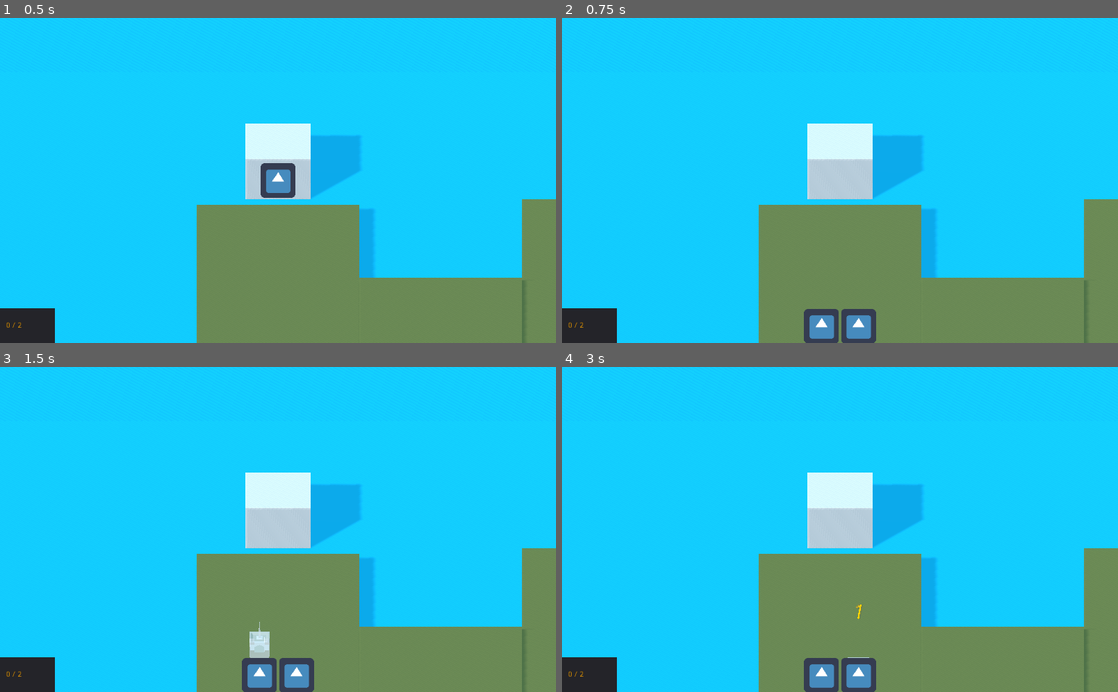
Above: before the commit, frames 1-4 (two rows, left to right).
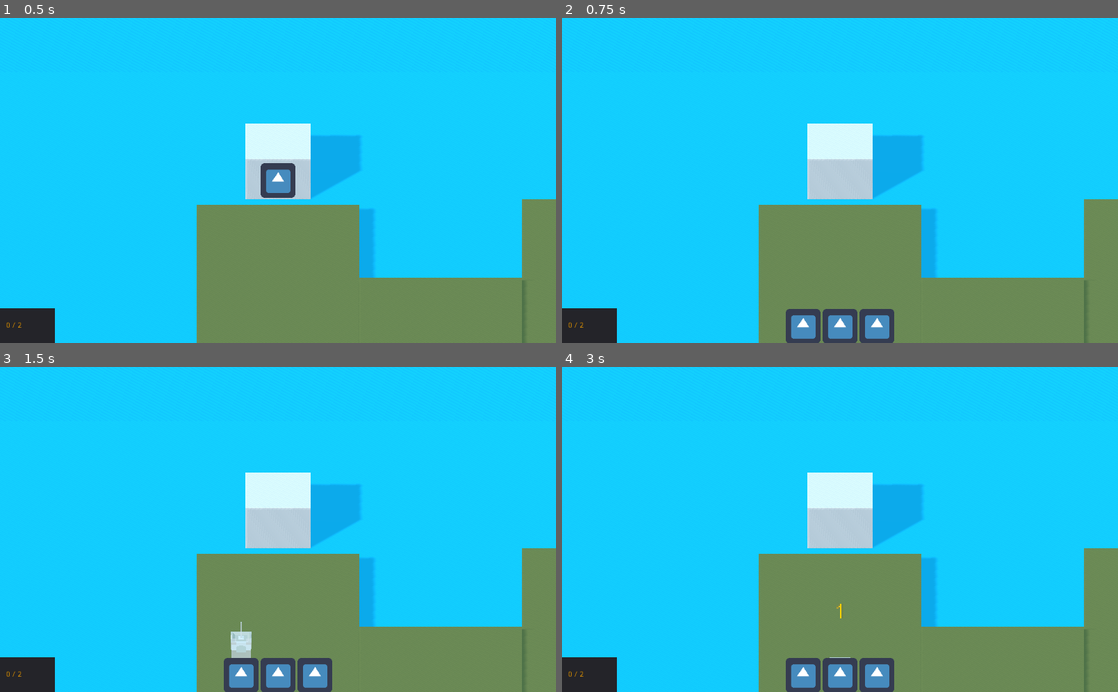
Above: after the commit, the same moments.

Repository: theludovyc/Godot_Islanders
Game: Godot game, scene res://Scene/Game.tscn
The game is run twice, just before and just after one commit, with the same random seed, the same clock (stepped at 60 frames per second) and the same inputs. The engine's default icon, where the game draws it, is replaced by a stand-in: a white triangle on a blue panel in a dark square.
Inputs (mouse positions are in pixels of both pictures, inside the frame that each line leads up to; where the layout moved, square brackets give the same spot in the first picture):
- Up to frame 1 (0.5 s): no input
- Up to frame 2 (0.75 s): click (840, 180) at 0.5 s
- Up to frame 3 (1.5 s): click (239, 675) [261, 675] at 1.25 s
- Up to frame 4 (3 s): click (801, 675) [823, 675] at 2 s; click (840, 675) [856, 675] at 2.75 s

Frame 1 is identical in both runs. In frame 2, 1.4% of the frame differs, in the area x 40-60%, y 89-100%; in frame 3, 2.0%, in the area x 40-60%, y 78-100%; in frame 4, 1.5%.

Commit message:
add Load singleton

Diff:
--- /dev/null
+++ b/Scene/Adventure/Adventure_House_01.tscn
@@ -0,0 +1,20 @@
+[gd_scene load_steps=4 format=2]
+
+[ext_resource path="res://Art/Material/lambert101.material" type="Material" id=1]
+[ext_resource path="res://Art/Adventure/SM_Bld_Adventure_House_01.obj" type="ArrayMesh" id=2]
+
+[sub_resource type="BoxShape" id=1]
+extents = Vector3( 0.33, 0.25, 0.33 )
+
+[node name="Adventure_House_01" type="Area"]
+collision_layer = 2
+collision_mask = 2
+
+[node name="MeshInstance" type="MeshInstance" parent="."]
+transform = Transform( 1, 0, 0, 0, 1, 0, 0, 0, 1, 0, -0.05, 0 )
+mesh = ExtResource( 2 )
+material/0 = ExtResource( 1 )
+
+[node name="CollisionShape" type="CollisionShape" parent="."]
+transform = Transform( 1, 0, 0, 0, 1, 0, 0, 0, 1, 0, 0.2, 0 )
+shape = SubResource( 1 )
--- a/Scene/Adventure_House_01.tscn
+++ b/Scene/Adventure/Adventure_House_02.tscn
@@ -1,7 +1,6 @@
-[gd_scene load_steps=4 format=2]
+[gd_scene load_steps=3 format=2]
 
-[ext_resource path="res://Art/Building/SM_Bld_Adventure_House_01.obj" type="ArrayMesh" id=1]
-[ext_resource path="res://Art/Material/lambert101.material" type="Material" id=2]
+[ext_resource path="res://Art/Adventure/SM_Bld_Adventure_House_02.obj" type="ArrayMesh" id=2]
 
 [sub_resource type="BoxShape" id=1]
 extents = Vector3( 0.33, 0.25, 0.33 )
@@ -12,8 +11,8 @@
 
 [node name="MeshInstance" type="MeshInstance" parent="."]
 transform = Transform( 1, 0, 0, 0, 1, 0, 0, 0, 1, 0, -0.05, 0 )
-mesh = ExtResource( 1 )
-material/0 = ExtResource( 2 )
+mesh = ExtResource( 2 )
+material/0 = null
 
 [node name="CollisionShape" type="CollisionShape" parent="."]
 transform = Transform( 1, 0, 0, 0, 1, 0, 0, 0, 1, 0, 0.2, 0 )
--- a/Scene/Adventure_Tower_01.tscn
+++ b/Scene/Adventure/Adventure_Tower_01.tscn
@@ -1,7 +1,7 @@
 [gd_scene load_steps=5 format=2]
 
 [ext_resource path="res://Art/PolygonMinis_Texture_01.png" type="Texture" id=1]
-[ext_resource path="res://Art/Building/SM_Bld_Adventure_Tower_01.obj" type="ArrayMesh" id=2]
+[ext_resource path="res://Art/Adventure/SM_Bld_Adventure_Tower_01.obj" type="ArrayMesh" id=2]
 
 [sub_resource type="SpatialMaterial" id=2]
 albedo_texture = ExtResource( 1 )
--- /dev/null
+++ b/Scene/Load.tscn
@@ -0,0 +1,6 @@
+[gd_scene load_steps=2 format=2]
+
+[ext_resource path="res://Script/Load.gd" type="Script" id=1]
+
+[node name="Load" type="Node"]
+script = ExtResource( 1 )
--- a/Script/Game.gd
+++ b/Script/Game.gd
@@ -6,17 +6,18 @@
 const column_min_height = 0.25
 const land_width = 3
 const pop_threshold = -0.2
-const packs = {"Adventure":["Adventure_Tower_01", "Adventure_House_01"]}
 
 var score := 0
 var score_max := 2
+
+var current_pack_name:String
 
 onready var gui = $GUI
 onready var selection = $Selection
 
 # Called when the node enters the scene tree for the first time.
 func _ready():
-	for key in packs:
+	for key in Load.packs:
 		gui.add_button_pack(key)
 
 	gui.update_score(score)
@@ -62,7 +63,9 @@
 	pass # Replace with function body.
 
 func _on_GUI_button_pack_pressed(button_name):
-	var names = packs[button_name]
+	current_pack_name = button_name
+
+	var names = Load.packs[button_name]
 
 	for _name in names:
 		gui.add_button_building(_name)
--- /dev/null
+++ b/Script/Load.gd
@@ -0,0 +1,11 @@
+extends Node
+
+#:preload()
+
+const packs = {"Adventure":
+		{
+			"Adventure_Tower_01":preload("res://Scene/Adventure/Adventure_Tower_01.tscn"),
+			"Adventure_House_01":preload("res://Scene/Adventure/Adventure_House_01.tscn"),
+			"Adventure_House_02":preload("res://Scene/Adventure/Adventure_House_02.tscn")
+		}
+	}
--- a/Script/Selection.gd
+++ b/Script/Selection.gd
@@ -5,8 +5,6 @@
 var mat_selec = preload("res://Art/Material/Selection.tres")
 var mat_selec_red = preload("res://Art/Material/Selection_Red.tres")
 var mat_lambert = preload("res://Art/Material/lambert101.material")
-var Buildings = {"Adventure_Tower_01":preload("res://Scene/Adventure_Tower_01.tscn"),
-				"Adventure_House_01":preload("res://Scene/Adventure_House_01.tscn")}
 
 var isRed := false
 
@@ -23,10 +21,11 @@
 onready var sprite = $Sprite3D
 onready var camera_origin = $"/root/Game/Camera_Origin"
 onready var camera = $"/root/Game/Camera_Origin/Camera"
+onready var game = get_parent()
 
 func add_building():
 	if !building_name.empty():
-		building = Buildings[building_name].instance()
+		building = Load.packs[game.current_pack_name][building_name].instance()
 
 		mesh = building.get_node("MeshInstance")
 		mesh.set_surface_material(0, mat_selec)
--- a/project.godot
+++ b/project.godot
@@ -48,9 +48,23 @@
 run/main_scene="res://Scene/Game.tscn"
 config/icon="res://icon.png"
 
+[autoload]
+
+Load="*res://Script/Load.gd"
+
 [editor_plugins]
 
 enabled=PoolStringArray( "res://addons/TwitchChat/plugin.cfg" )
+
+[importer_defaults]
+
+wavefront_obj={
+"generate_tangents": true,
+"octahedral_compression": true,
+"offset_mesh": Vector3( 0, 0, 0 ),
+"optimize_mesh_flags": 4286,
+"scale_mesh": Vector3( 0.01, 0.01, 0.01 )
+}
 
 [input]
 
Renamed: Art/Building/SM_Bld_Adventure_House_01.obj -> Art/Adventure/SM_Bld_Adventure_House_01.obj
Not shown, added: Art/Adventure/SM_Bld_Adventure_House_01.obj.import
Renamed: Art/Building/SM_Bld_Adventure_House_02.obj -> Art/Adventure/SM_Bld_Adventure_House_02.obj
Not shown, added: Art/Adventure/SM_Bld_Adventure_House_02.obj.import
Not shown, added: Art/Adventure/SM_Bld_Adventure_Hut_01.obj
Not shown, added: Art/Adventure/SM_Bld_Adventure_Hut_01.obj.import
Renamed: Art/Building/SM_Bld_Adventure_Tower_01.obj -> Art/Adventure/SM_Bld_Adventure_Tower_01.obj
Not shown, added: Art/Adventure/SM_Bld_Adventure_Tower_01.obj.import
Not shown, added: Art/Adventure/SM_Prop_Adventure_Well_01.obj
Not shown, added: Art/Adventure/SM_Prop_Adventure_Well_01.obj.import
Not shown, removed: Art/Building/SM_Bld_Adventure_House_01.obj.import
Not shown, removed: Art/Building/SM_Bld_Adventure_House_02.obj.import
(and 1 more such lines)
